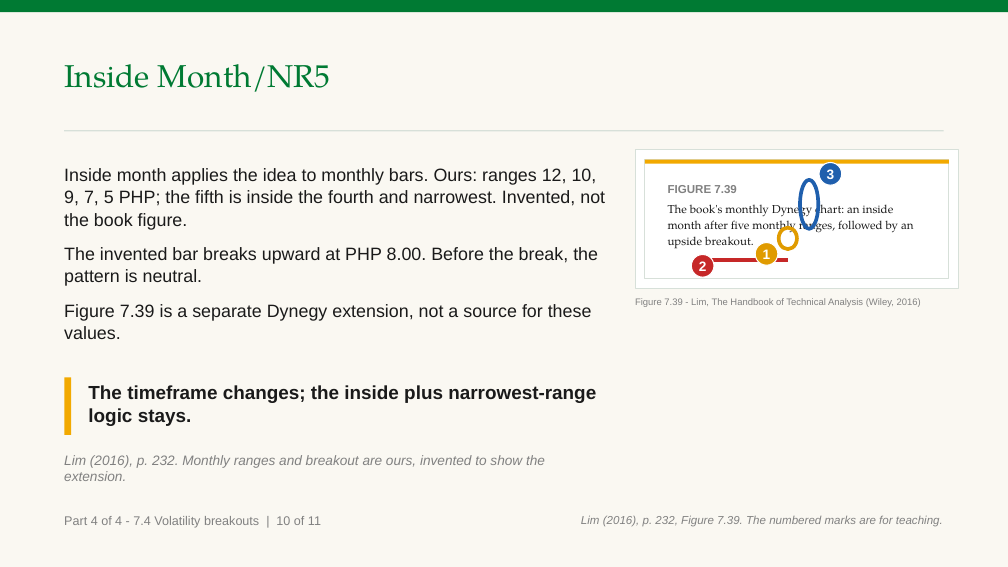
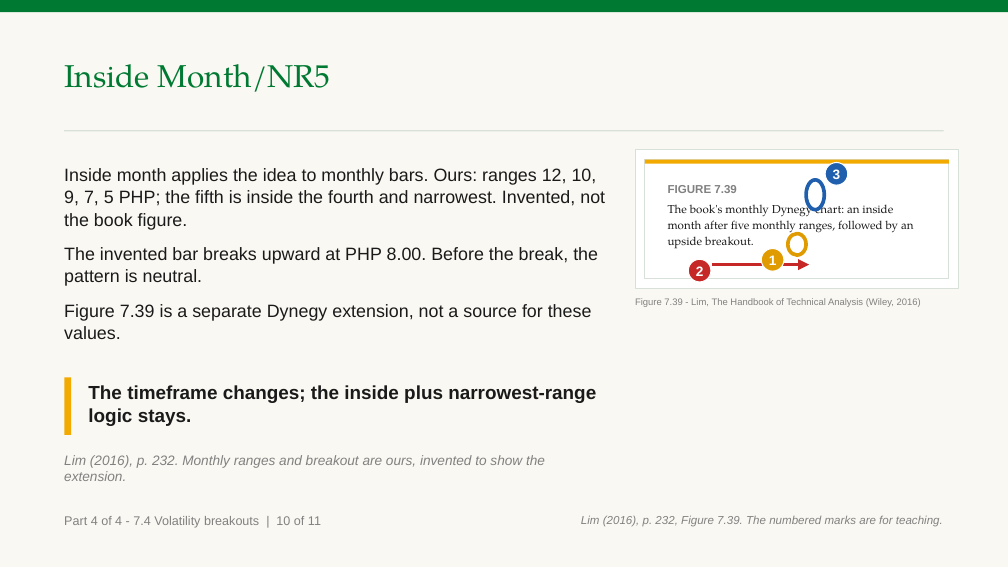
Before and after one commit to benjiesotelo-sudo/Telos_FIN1209, a slide deck: slide 25 of chapter-07/FIN1209-Chapter-07.pptx. Drawn at 1008x567 pixels with LibreOffice and Linux fonts; fonts in the diff are those of the drawing. Boxes give left, top, right and bottom in pixels: in the first picture for what was removed or moved away, otherwise in the second. Text is boxed around its words. In the diff, an @@ line names an element or a change of style, - is before the commit and + after.

```diff
--- a/chapter-07/FIN1209-Chapter-07.pptx
+++ b/chapter-07/FIN1209-Chapter-07.pptx
@@ ellipse "3" moved from (x1=819, y1=163, x2=842, y2=185) to (x1=825, y1=163, x2=848, y2=185) @@
@@ ellipse resized from (x1=800, y1=180, x2=818, y2=229) to (x1=806, y1=180, x2=824, y2=210) @@
@@ ellipse moved from (x1=779, y1=228, x2=797, y2=249) to (x1=788, y1=234, x2=806, y2=255) @@
@@ ellipse "2" moved from (x1=691, y1=255, x2=714, y2=278) to (x1=688, y1=259, x2=711, y2=282) @@
@@ line moved from (712, 260) - (788, 260) to (712, 265) - (809, 265) @@
@@ line (712, 265) - (809, 265): line to arrow @@
@@ ellipse "1" moved from (x1=755, y1=243, x2=778, y2=265) to (x1=761, y1=249, x2=784, y2=271) @@
```
Also in this commit, not shown: 10 other slides changed, 1 slide added, 2 other files.
